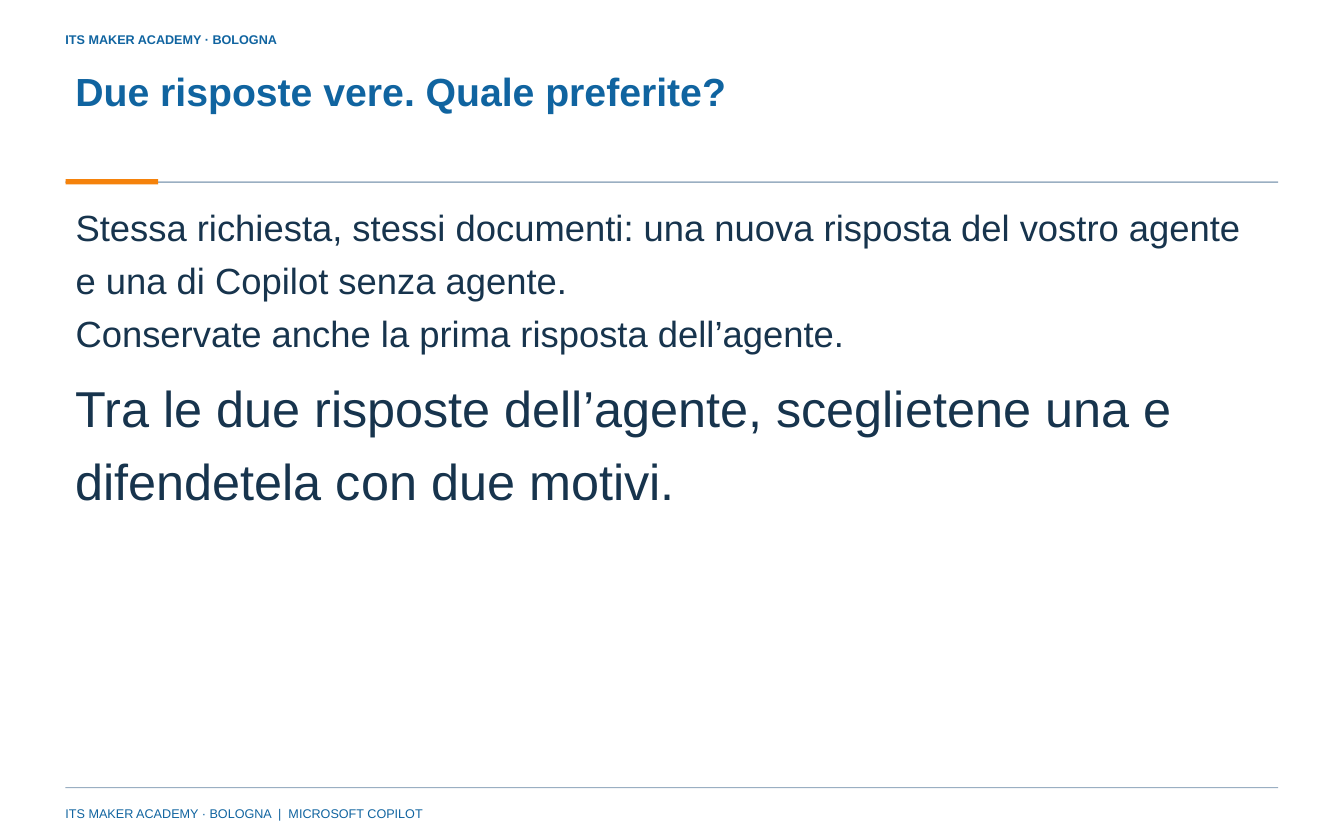
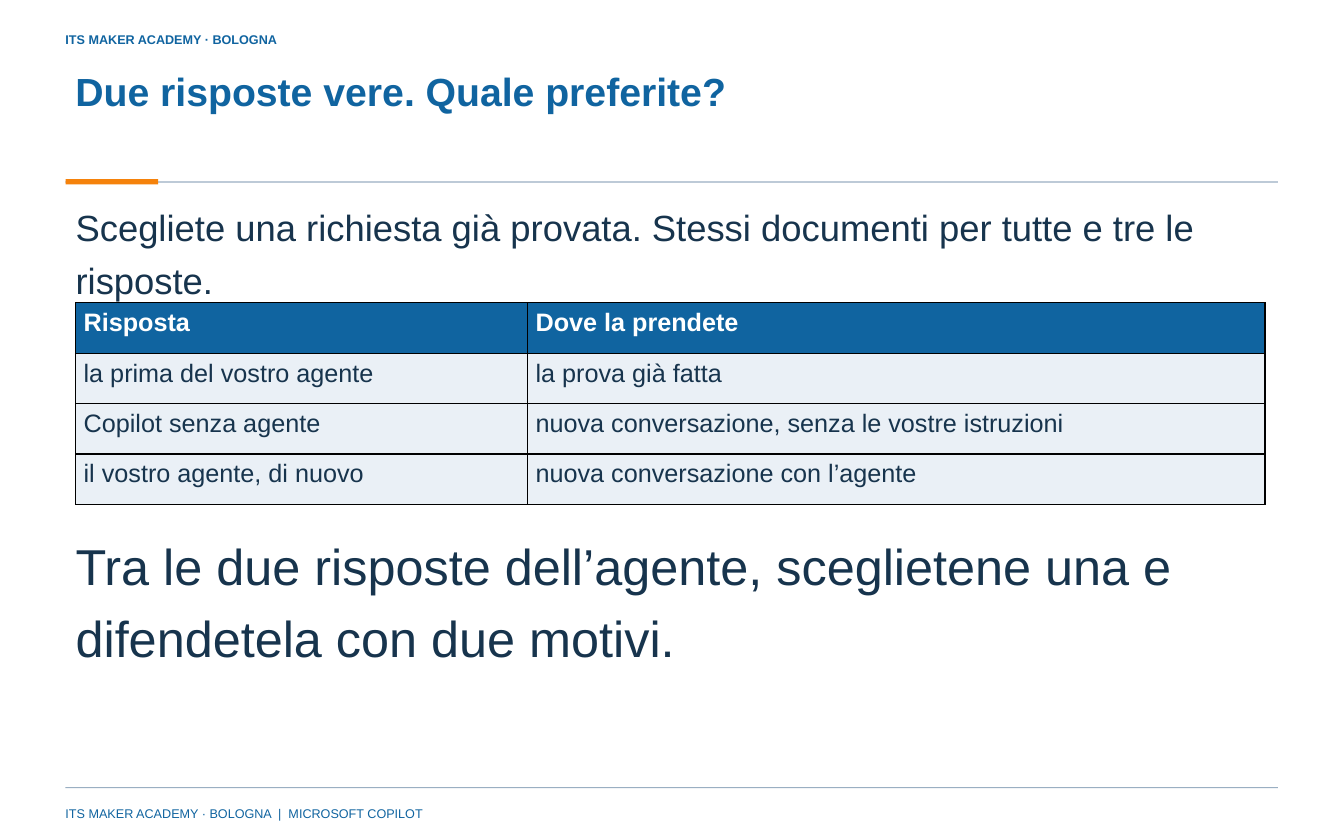
Before and after one commit to franzo9393/ITSCorso_UnslothStudio-Git, a slide deck: slide 30 of lezione 4 - reti neurali e agenti con orchestrazione/Lezione4_Reti_neurali_e_agenti_con_orchestrazione_ITS_MAKER.pptx (slide 27 before the commit). Drawn at 1344x840 pixels with LibreOffice and Linux fonts; fonts in the diff are those of the drawing; background and template pictures are left out. Boxes give left, top, right and bottom in pixels: in the first picture for what was removed or moved away, otherwise in the second. Text is boxed around its words. In the diff, an @@ line names an element or a change of style, - is before the commit and + after.

Commit message:
Lezione 4: seconda metà riscritta (slide 12-32 e parte 4 della consegna), materiali rigenerati

```diff
--- a/lezione 4 - reti neurali e agenti con orchestrazione/Lezione4_Reti_neurali_e_agenti_con_orchestrazione_ITS_MAKER.pptx
+++ b/lezione 4 - reti neurali e agenti con orchestrazione/Lezione4_Reti_neurali_e_agenti_con_orchestrazione_ITS_MAKER.pptx
@@ text at [76,214,1193,301]: text changed @@
-Stessa richiesta, stessi documenti: una nuova risposta del vostro agente e una di Copilot senza agente.
+Scegliete una richiesta già provata. Stessi documenti per tutte e tre le risposte.
@@ text removed at [76,320,844,355] @@
-Conservate anche la prima risposta dell’agente.
@@ table added at [76,302,1265,504], 4 rows, 2 columns @@
+Risposta | Dove la prendete
+la prima del vostro agente | la prova già fatta
+Copilot senza agente | nuova conversazione, senza le vostre istruzioni
+il vostro agente, di nuovo | nuova conversazione con l’agente
@@ text "Tra le due risposte dell’agente, ...": place and size @@
-text "Tra le due risposte dell’agente, ..." at [76,390,1171,501]
+text "Tra le due risposte dell’agente, ..." at [76,548,1171,658]
```
Also in this commit, not shown: 11 other slides changed, 8 slides added, 6 slides removed, 14 other files.
